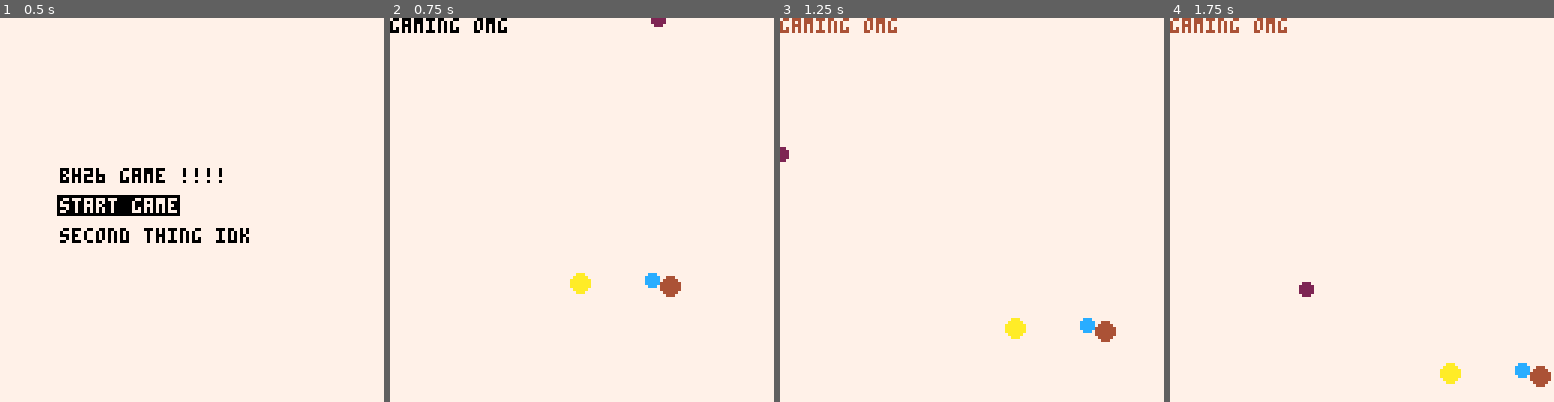
Above: before the commit, frames 1-4 (left to right).
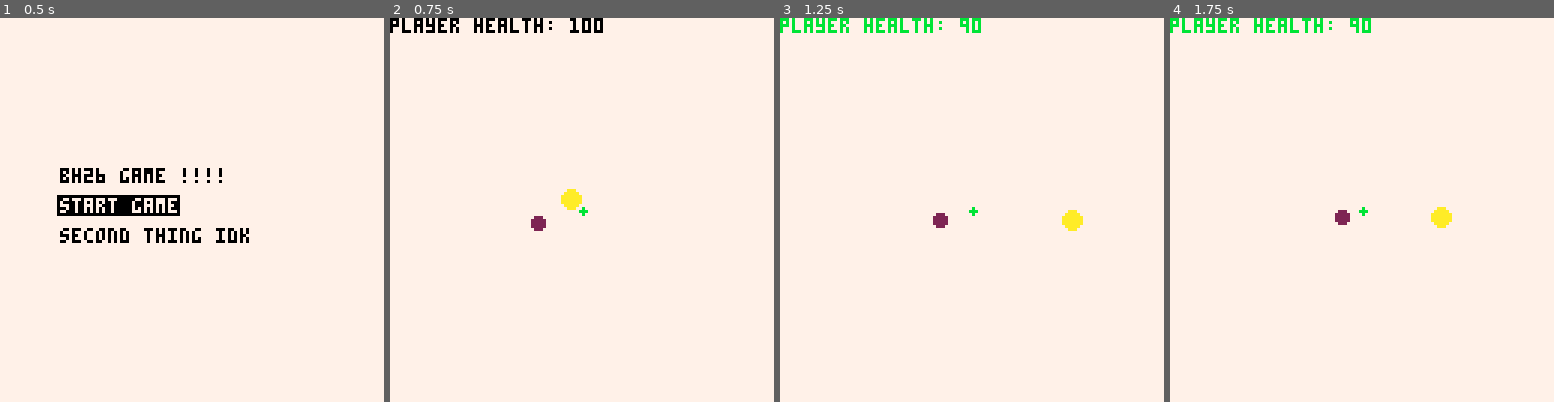
Above: after the commit, the same moments.

Repository: wsasaki01/bath-hack-2026
Game: PICO-8 cartridge bh26.p8
Two runs of this game, one before a commit and one after it. Both use one fixed random seed, a clock stepped at 60 frames per second and the inputs below.
Inputs:
- Up to frame 1 (0.5 s): no input
- Up to frame 2 (0.75 s): tap O (Z key) at 0.7 s
- Up to frame 3 (1.25 s): no input
- Up to frame 4 (1.75 s): hold Right from 1.6 s (still down); tap O (Z key) at 1.7 s

Frame 1 is identical in both runs. In frame 2, 1.7% of the frame differs, in the area x 0-76%, y 0-73%; in frame 3, 2.1%; in frame 4, 2.1%, in the area x 0-100%, y 0-97%.

Commit message:
enemies move towards player

Diff:
--- a/bh26.p8
+++ b/bh26.p8
@@ -4,6 +4,7 @@
 #include ./output/init_out.lua
 #include ./output/update_out.lua
 #include ./output/draw_out.lua
+#include ./output/helpers_out.lua
 #include ./output/player_out.lua
 #include ./output/enemies_out.lua
 
--- a/draw.lua
+++ b/draw.lua
@@ -8,11 +8,13 @@
 		print((menu_idx==1 and "\f7\#0" or "").."start game", 20, 60, 0)
 		print((menu_idx==2 and "\f7\#0" or "").."second thing idk", 20, 70, 0)
 	elseif menu==2 then
-		print("gaming omg")
+		print("player health: "..plyr.h)
+
 
 		-- testing enemy colour
 		for enemy in all(enemies) do
-			enemy:draw()
+			enemy:draw(enemy)
 		end
+		plyr:draw()
 	end
 end
--- a/enemies.lua
+++ b/enemies.lua
@@ -1,18 +1,41 @@
 -- enemy base class object
 enemy = class:new({
-    x = 64,
-    y = 64,
+    x = -1,
+    y = -1,
     spd = 1, -- speed
     rad = 2, -- circle radius
     clr = 12, -- colour
-    -- todo
-    -- type (beer vs cocktail)
+    name = "enemy",
 
+    -- move towards player x, y
+    update=function (_ENV)
+        -- comparing enemy position to current player position
+        local px = global.plyr.x
+        local py = global.plyr.y
 
-    update=function (_ENV)
+        local dx = px - x
+        local dy = py - y
+
+        -- calculate eucliean distance
+        local d = sqrt((dx*dx), (dy*dy))
+        -- normalise distance vectors
+        dx /= d
+        dy /= d
+
+        printh("class " ..tostr(name).. " x: "..x.. " y: "..y.." || dx: "..dx.." dy: "..dy)
+
         -- if offscreen, reset positions, else add speed
-        x = (x - rad > 127) and 0 or (x + spd)
-        y = (y - rad > 127) and 0 or (y + spd)
+        x += dx * spd
+        y += dy * spd
+
+        if x == px or y == py then global.plyr.h -= 10 end
+
+        if x > 127 or x < 0 then
+            x = global.maxD + flr(rnd(128))
+        end
+        if y > 127 or y < 0 then
+            y = global.maxD + flr(rnd(128))
+        end
     end,
 
     draw= function (_ENV)
@@ -28,19 +51,19 @@
 -- enemy class entities
 -- more subclasses can be added if needed e.g. drinks, evil old men, etc
 beer = enemy:new({
-    x=40,
-    spd = 1,
+    spd = 0.5,
     clr = 10,
     rad = 3,
+    name = "beer"
 })
 
 gingerBeer = beer:new({
-    x = 70,
-    clr = 4
+    clr = 4,
+    name = "ginger beer"
 })
 
 wine = enemy:new({
-    x = 20,
-    spd = 3,
+    spd = 0.25,
     clr = 2,
+    name = "wine"
 })
--- a/init.lua
+++ b/init.lua
@@ -1,6 +1,26 @@
 function _init()
     -- all enemies
-    enemies={enemy, beer, wine, gingerBeer}
+	enemies = {}
+	types = {wine, beer, gingerBeer}
+
+	for i=1,2 do
+		eType = 1 + flr(rnd(3))
+
+		-- enemies start close to any corner of the screen
+		-- maximum distance = how far from corners of screen
+		maxD = 20
+		eX = maxD + flr(rnd(128))
+		eY = maxD + flr(rnd(128))
+		printh("eX: "..eX)
+		printh("eY: "..eY)
+
+		add(enemies, types[eType]:new{
+			x = eX,
+			y = eY,
+		})
+	end
+
+
 	global_cnt = 0
 
 	-- See README for counter
--- a/output/draw_out.lua
+++ b/output/draw_out.lua
@@ -8,11 +8,13 @@
 		print((menu_idx==1 and "\f7\#0" or "").."start game", 20, 60, 0)
 		print((menu_idx==2 and "\f7\#0" or "").."second thing idk", 20, 70, 0)
 	elseif menu==2 then
-		print("gaming omg")
+		print("player health: "..plyr.h)
+
 
 
 		for enemy in all(enemies) do
-			enemy:draw()
+			enemy:draw(enemy)
 		end
+		plyr:draw()
 	end
 end
--- a/output/enemies_out.lua
+++ b/output/enemies_out.lua
@@ -1,33 +1,41 @@
-
-global = _ENV
-
-class = setmetatable({
-
-    new=function (_ENV, tbl)
-        tbl = tbl or {}
-        setmetatable(tbl, {
-            __index=_ENV
-        })
-        return tbl
-    end,
-}, {__index=_ENV})
-
-
 
 enemy = class:new({
-    x = 64,
-    y = 64,
+    x = -1,
+    y = -1,
     spd = 1,
     rad = 2,
     clr = 12,
-
-
+    name = "enemy",
 
 
     update=function (_ENV)
 
-        x = (x - rad > 127) and 0 or (x + spd)
-        y = (y - rad > 127) and 0 or (y + spd)
+        local px = global.plyr.x
+        local py = global.plyr.y
+
+        local dx = px - x
+        local dy = py - y
+
+
+        local d = sqrt((dx*dx), (dy*dy))
+
+        dx /= d
+        dy /= d
+
+        printh("class " ..tostr(name).. " x: "..x.. " y: "..y.." || dx: "..dx.." dy: "..dy)
+
+
+        x += dx * spd
+        y += dy * spd
+
+        if x == px or y == py then global.plyr.h -= 10 end
+
+        if x > 127 or x < 0 then
+            x = global.maxD + flr(rnd(128))
+        end
+        if y > 127 or y < 0 then
+            y = global.maxD + flr(rnd(128))
+        end
     end,
 
     draw= function (_ENV)
@@ -43,19 +51,19 @@
 
 
 beer = enemy:new({
-    x=40,
-    spd = 1,
+    spd = 0.5,
     clr = 10,
     rad = 3,
+    name = "beer"
 })
 
 gingerBeer = beer:new({
-    x = 70,
-    clr = 4
+    clr = 4,
+    name = "ginger beer"
 })
 
 wine = enemy:new({
-    x = 20,
-    spd = 3,
+    spd = 0.25,
     clr = 2,
+    name = "wine"
 })
--- a/output/helpers_out.lua
+++ b/output/helpers_out.lua
@@ -0,0 +1,14 @@
+
+global = _ENV
+
+
+class = setmetatable({
+
+    new=function (_ENV, tbl)
+        tbl = tbl or {}
+        setmetatable(tbl, {
+            __index=_ENV
+        })
+        return tbl
+    end,
+}, {__index=_ENV})
--- a/output/init_out.lua
+++ b/output/init_out.lua
@@ -1,6 +1,26 @@
 function _init()
 
-    enemies={enemy, beer, wine, gingerBeer}
+	enemies = {}
+	types = {wine, beer, gingerBeer}
+
+	for i=1,2 do
+		eType = 1 + flr(rnd(3))
+
+
+
+		maxD = 20
+		eX = maxD + flr(rnd(128))
+		eY = maxD + flr(rnd(128))
+		printh("eX: "..eX)
+		printh("eY: "..eY)
+
+		add(enemies, types[eType]:new{
+			x = eX,
+			y = eY,
+		})
+	end
+
+
 	global_cnt = 0
 
 
--- a/output/player_out.lua
+++ b/output/player_out.lua
@@ -1,22 +1,17 @@
-function create_player()
-	return {
-		x=0,y=0,
-		move = function(self)
-			if btn(0) then
-				self.x -= 1
-			end
-			if btn(1) then
-				self.x += 1
-			end
-			if btn(2) then
-				self.y -= 1
-			end
-			if btn(3) then
-				self.y += 1
-			end
-		end,
-		draw = function(self)
-			spr(1, self.x, self.y)
-		end
-	}
-end
+
+playerClass = class:new({
+	x = 64,
+	y = 64,
+	h = 100,
+	clr = 11,
+	draw= function (_ENV)
+        circfill(
+            x,
+            y,
+            1,
+            clr
+        )
+    end
+})
+
+plyr = playerClass:new({})
--- a/player.lua
+++ b/player.lua
@@ -1,22 +1,17 @@
-function create_player()
-	return {
-		x=0,y=0,
-		move = function(self)
-			if btn(0) then
-				self.x -= 1
-			end
-			if btn(1) then
-				self.x += 1
-			end
-			if btn(2) then
-				self.y -= 1
-			end
-			if btn(3) then
-				self.y += 1
-			end
-		end,
-		draw = function(self)
-			spr(1, self.x, self.y)
-		end
-	}
-end
+-- player class
+playerClass = class:new({
+	x = 64,
+	y = 64,
+	h = 100,
+	clr = 11,
+	draw= function (_ENV)
+        circfill(
+            x,
+            y,
+            1,
+            clr
+        )
+    end
+})
+
+plyr = playerClass:new({})
